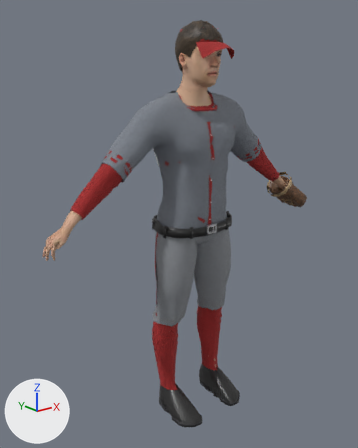
One commit to the glTF model assets/optimized/lod1/player_away.glb: the scene before it, then after it.
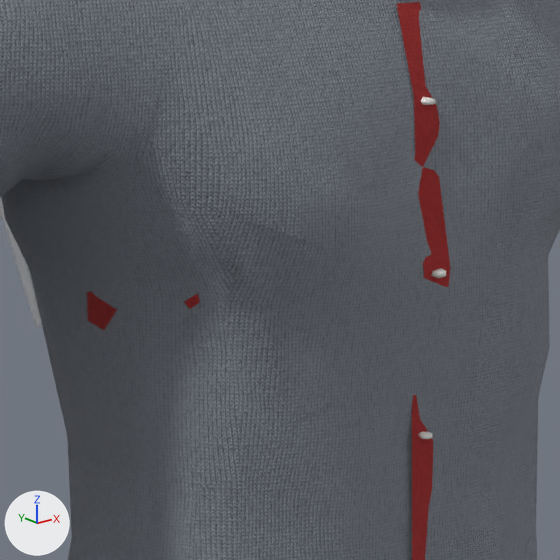
The first picture shows the older version from a 50 mm lens placed at (-1.47, -1.763, 1.676), pointed at (-0.022, 0.047, 0.952). The close-ups show the older and then the newer version on the part from 43% to 64% of the width and 27% to 44% of the height of that picture. Only the edits that show in the close-ups are written down. The lights are fixed; the arrows at lower left show +X, +Y and +Z. Vertices at exactly the same position are counted once.

Before the edit, the objects in view are built like this:
```python
me_body_001 = bpy.data.meshes.new('Body.001')
me_body_001.from_pydata(...)  # 629 vertices, 1172 faces; spans x -0.451..0.454, y -0.169..0.108, z 0.964..1.585
me_body_001.materials.append(mat_uniform_jersey)
me_gear_number_ones = bpy.data.meshes.new('Gear_Number_Ones')
me_gear_number_ones.from_pydata(...)  # 4 vertices, 2 faces; spans x -0.105..-0.005, y 0.178, z 1.205..1.355
me_gear_number_ones.materials.append(mat_jersey_number)
me_gear_piping = bpy.data.meshes.new('Gear_Piping')
me_gear_piping.from_pydata(...)  # 251 vertices, 245 faces; spans x -0.437..0.441, y -0.164..0.076, z 0.354..1.456
me_gear_piping.materials.append(mat_piping)
ob_gear_number_ones = bpy.data.objects.new('Gear_Number_Ones', me_gear_number_ones)
ob_gear_number_ones.location = (0.0, 0.0, 0.0)
ob_gear_piping = bpy.data.objects.new('Gear_Piping', me_gear_piping)
ob_gear_piping.location = (0.0, 0.0, 0.0)
ob_jersey = bpy.data.objects.new('Jersey', me_body_001)
ob_jersey.location = (0.0, 0.0, 0.0)
# also in view: 'Undershirt' at (0.0, -0.031, 1.259)
```
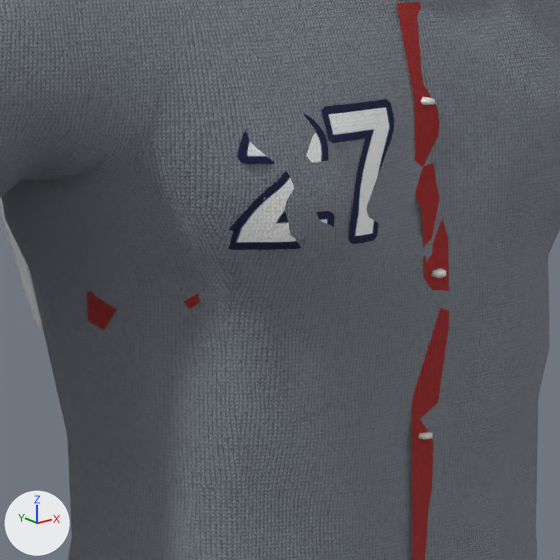
Location of each change, [x1, y1, x2, y2] in pixels of the close-ups (560 x 560 px):
'Gear_Piping', reshaped: before [396, 2, 450, 560]; after [396, 2, 449, 560]
'Jersey_FrontNumberDecal', added: after [228, 99, 394, 250]
part 1 of me_gear_piping, built on: before [412, 171, 450, 419]; after [412, 163, 449, 419]

The change, as a list of edits to the scene's bpy script:
```text
Add img_jersey_decal_frontnum_tex:
    img_jersey_decal_frontnum_tex = load_image('jersey_decal_frontnum_tex', '_unpacked/jersey_decal_frontnum_tex', 256, 256, 'sRGB')
Add mat_jersey_decal_frontnum:
    mat_jersey_decal_frontnum = bpy.data.materials.new('jersey_decal_frontnum')
    # uses the picture img_jersey_decal_frontnum_tex
    # uses the picture img_knit_normal
Change me_gear_piping:
    where me_gear_piping.from_pydata(...)  # 251 vertices, 245 faces; spans x -0.437..0.441, y -0.164..0.076, z 0.354..1.456
    used by ob_gear_piping; location = (0.0, 0.0, 0.0)
    me_gear_piping part 1: 1 vertex removed from x 0.01, y -0.164, z 1.302; 4 vertices added at x -0.009..0.01, y -0.164..-0.153, z 1.267..1.337
Add me_jersey_frontnumberdecal:
    me_jersey_frontnumberdecal.from_pydata(...)  # 27 vertices, 37 faces; spans x -0.1559..-0.0148, y -0.1703..-0.0884, z 1.2946..1.4354
    me_jersey_frontnumberdecal.materials.append(mat_jersey_decal_frontnum)
Add ob_jersey_frontnumberdecal:
    ob_jersey_frontnumberdecal = bpy.data.objects.new('Jersey_FrontNumberDecal', me_jersey_frontnumberdecal)
    ob_jersey_frontnumberdecal.location = (0.0, 0.0, 0.0)
```
